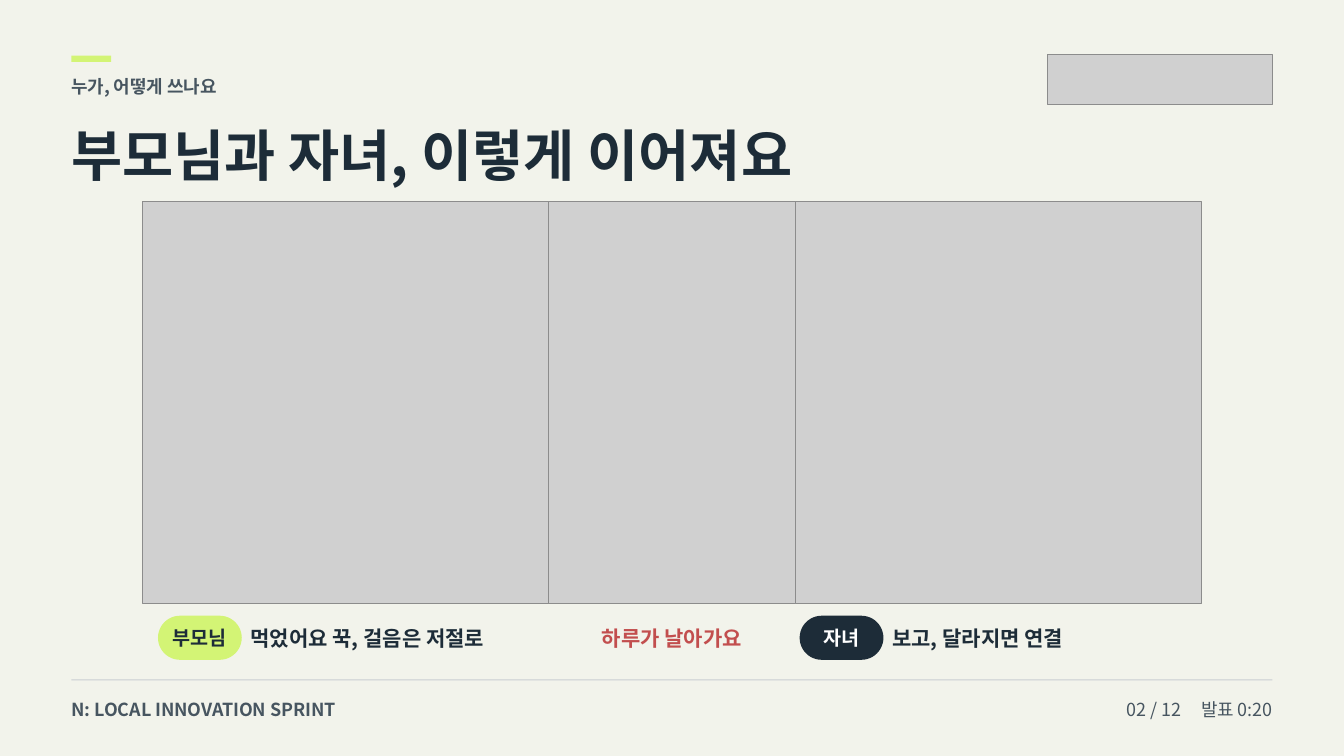
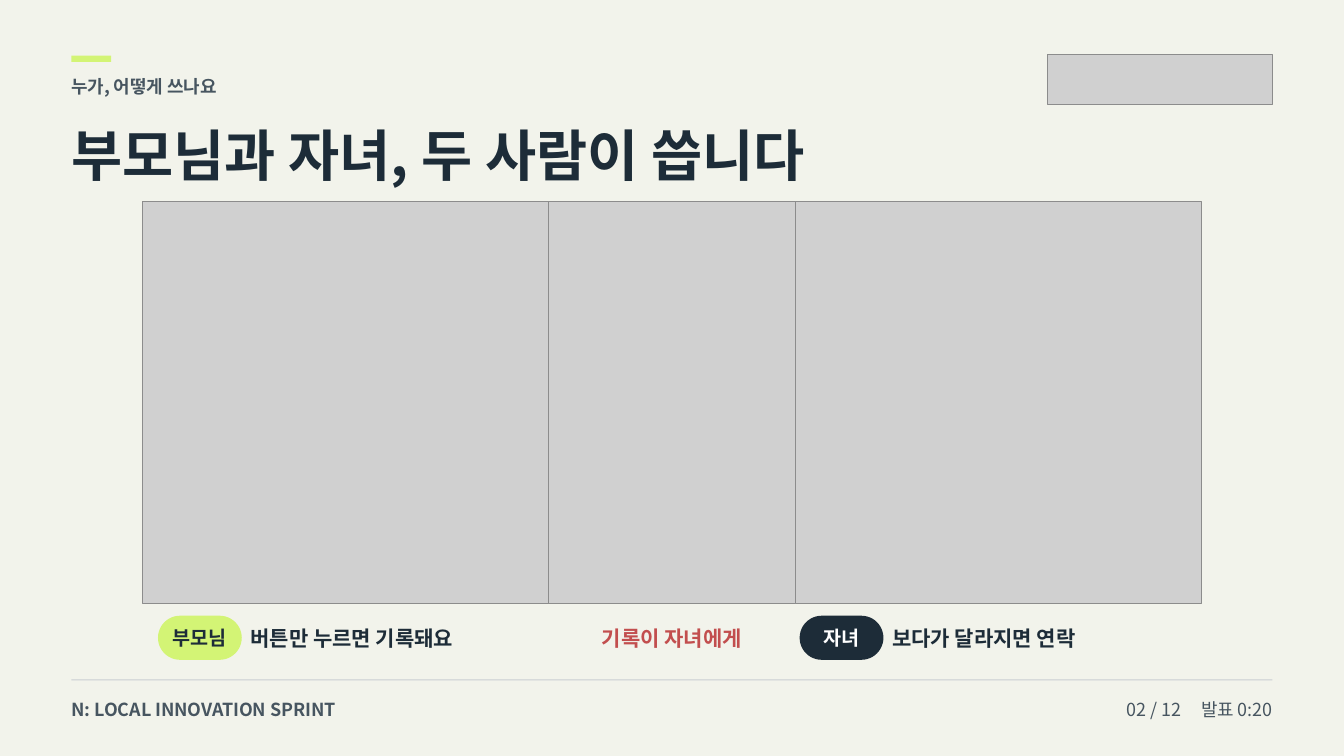
Before and after one commit to howoo101/masil, a slide deck: slide 2 of files/pitch-deck-B.pptx. Drawn at 1344x756 pixels with LibreOffice and Linux fonts; fonts in the diff are those of the drawing; grey boxes stand for pictures. Boxes give left, top, right and bottom in pixels: in the first picture for what was removed or moved away, otherwise in the second. Text is boxed around its words. In the diff, an @@ line names an element or a change of style, - is before the commit and + after.

```diff
--- a/files/pitch-deck-B.pptx
+++ b/files/pitch-deck-B.pptx
@@ text at [71, 129, 804, 188]: text changed @@
-부모님과 자녀, 이렇게 이어져요
+부모님과 자녀, 두 사람이 씁니다
@@ text at [251, 628, 453, 648]: text changed @@
-먹었어요 꾹, 걸음은 저절로
+버튼만 누르면 기록돼요
@@ text at [602, 628, 742, 648]: text changed @@
-하루가 날아가요
+기록이 자녀에게
@@ text at [892, 628, 1076, 648]: text changed @@
-보고, 달라지면 연결
+보다가 달라지면 연락
```
Also in this commit, not shown: 8 other slides changed, 2 other files.
